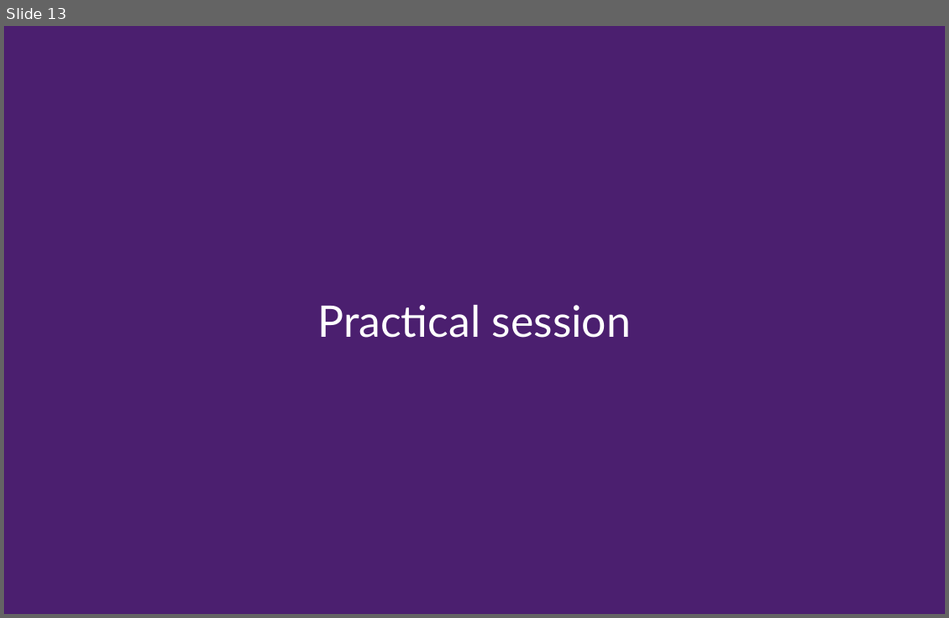
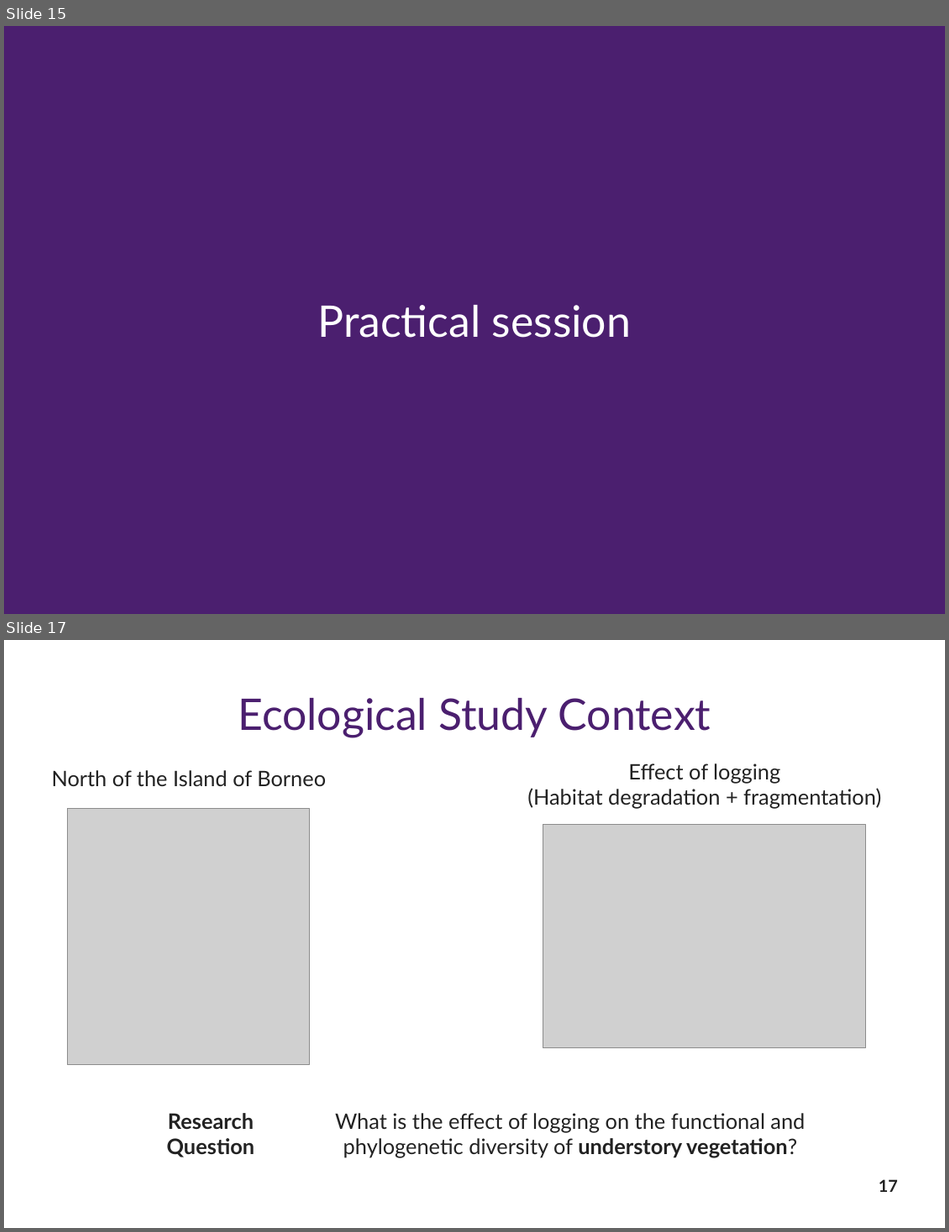
Before and after one commit to Rekyt/biodiversity_facets_tutorial, a slide deck: biodiversity_facets_presentation.odp. Shown one above the other, each under a label of ours: slide 13 before the commit, slides 15 and 17 after it; the slides between them are not shown. The pictures are 949x618 and 949x1232 pixels, drawn with LibreOffice and Linux fonts; fonts in the diff are those of the drawing; grey boxes stand for pictures. Boxes give left, top, right and bottom in pixels: in the first picture for what was removed or moved away, otherwise in the second. Text is boxed around its words. In the diff, an @@ line names an element or a change of style, - is before the commit and + after.

```diff
--- a/biodiversity_facets_presentation.odp
+++ b/biodiversity_facets_presentation.odp
@@ slide 17 added at bbox=[4, 640, 945, 1228], background #FFFFFF @@
@@ title added at bbox=[238, 698, 711, 737], 36.7 pt, text #4B1F6F @@
+Ecological Study Context
@@ text added at bbox=[527, 763, 881, 809], 18 pt, text #222222 @@
+Effect of logging
+(Habitat degradation + fragmentation)
@@ text added at bbox=[52, 770, 326, 786], 18 pt, text #222222 @@
+North of the Island of Borneo
@@ picture added at bbox=[68, 808, 310, 1064] @@
@@ picture added at bbox=[543, 826, 866, 1049] @@
@@ text added at bbox=[167, 1113, 255, 1157], 18 pt, text #222222, bold @@
+Research Question
@@ text added at bbox=[335, 1113, 805, 1158], 18 pt, text #222222 @@
+What is the effect of logging on the functional and phylogenetic diversity of understory vegetation?
@@ page number added at bbox=[878, 1179, 898, 1192], 14 pt, text #222222, bold @@
+17
@@ what was slide 13 is now slide 15 @@
```
Also in this commit, not shown: 4 slides changed, 8 other slides added, 4 slides removed.
